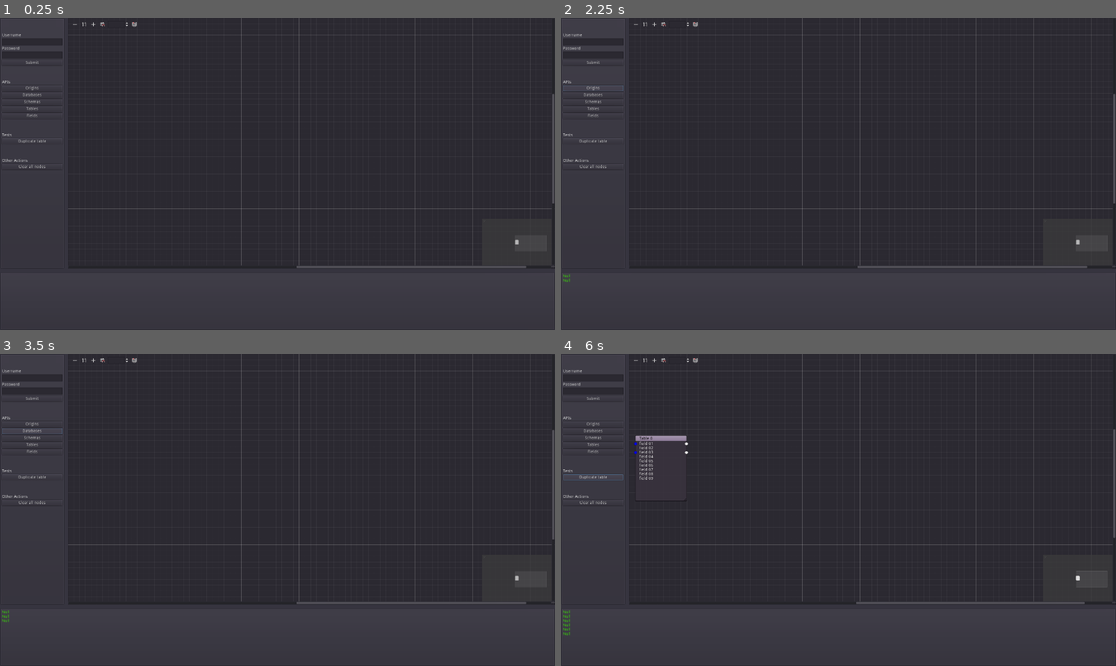
Above: before the commit, frames 1-4 (two rows, left to right).
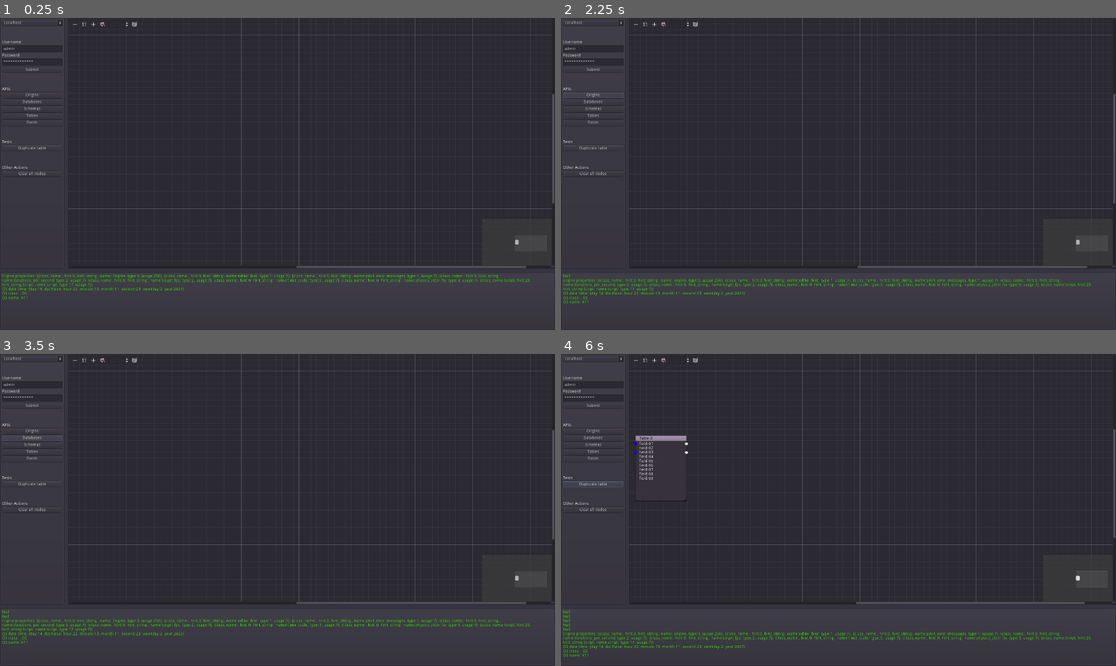
Above: after the commit, the same moments.

Repository: aselvais/dlxmetadatamanager-visual
Game: Godot game, scene res://main.tscn
Same seed, same stepped clock (60 frames per second), same inputs: the game is played once before the commit and once after it.
Inputs (mouse positions are in pixels of both pictures, inside the frame that each line leads up to):
- Up to frame 1 (0.25 s): no input
- Up to frame 2 (2.25 s): click (594, 24) at 0.5 s, where only the run after the commit has a clickable "Localhost"; click "Submit" at 1.25 s; click "Origins" at 2 s
- Up to frame 3 (3.5 s): click "Databases" at 2.75 s
- Up to frame 4 (6 s): click "Schemas" at 3.5 s; click "Tables" at 4.25 s; click "Fields" at 5 s; click "Duplicate table" at 5.75 s

The runs differ from the first frame. In frame 1, 1.5% of the frame differs, in the area x 0-96%, y 0-91%; in frame 2, 1.6%; in frame 3, 1.6%; in frame 4, 1.7%, in the area x 0-96%, y 0-98%.

Commit message:
minor changes

Diff:
--- a/main.gd
+++ b/main.gd
@@ -2,13 +2,21 @@
 
 var nodes = []
 var token = "4gZYp1S785NmOaHgxxAUsONsGMm0QIrSDbPDxz5QSRWCd1S0bGvbS3jCFdUzAHha"
-#var uu = "http://localhost:8089"
-var uu = "http://ala01095.deluxe.com:8089"
+var uu = [ "http://localhost:8089", "http://ala01095.deluxe.com:8089"]
 
 func _ready():
 	"""
 	Initialization when the scene is ready
 	"""
+	_log("OS name: " + OS.get_name())
+	_log("OS class: " + OS.get_class())
+	_log("OS date time: " + str(OS.get_datetime()))
+	_log("Engine properties: " + str(Engine.get_property_list()))
+
+	var envm = $MainGUI2D/VSplitContainer/HSplitContainer/PanelContainer/VBoxContainer/env_select
+	envm.add_item("Localhost", 0)
+	envm.add_item("Datascience VM", 1)
+
 	$MainGUI2D/VSplitContainer/HSplitContainer/GraphEdit/GraphNode.visible = false
 	show_loading(false)
 
@@ -99,14 +107,15 @@
 	"""
 	Returns the URL of the API
 	"""
+	var uuenv = uu[$MainGUI2D/VSplitContainer/HSplitContainer/PanelContainer/VBoxContainer/env_select.get_selected_id()]
 	var prms = "/api/" + model + "?"
 	if model == "tables":
 		prms += "filter=%7B%22where%22:%7B%22schemas_idh%22:%2270807018e45b3b6ea4dee1a1a3fed17e%22%7D%7D"
 	if model == "login":
-		return uu + "/api/Users/login"
+		return uuenv + "/api/Users/login"
 	else:
 		prms += "filter=%7B%22limit%22%3A99%7D"
-	return uu + prms + "&access_token=" + token
+	return uuenv + prms + "&access_token=" + token
 
 func _log(msg):
 	"""
--- a/main.tscn
+++ b/main.tscn
@@ -21,114 +21,121 @@
 split_offset = 100
 
 [node name="PanelContainer" type="PanelContainer" parent="MainGUI2D/VSplitContainer/HSplitContainer"]
-editor/display_folded = true
-margin_right = 223.0
+margin_right = 236.0
 margin_bottom = 868.0
 
 [node name="VBoxContainer" type="VBoxContainer" parent="MainGUI2D/VSplitContainer/HSplitContainer/PanelContainer"]
 margin_left = 7.0
 margin_top = 7.0
-margin_right = 216.0
+margin_right = 229.0
 margin_bottom = 861.0
 
+[node name="env_select" type="OptionButton" parent="MainGUI2D/VSplitContainer/HSplitContainer/PanelContainer/VBoxContainer"]
+margin_right = 222.0
+margin_bottom = 20.0
+text = "Environment"
+
 [node name="label_username" type="Label" parent="MainGUI2D/VSplitContainer/HSplitContainer/PanelContainer/VBoxContainer"]
-margin_right = 209.0
-margin_bottom = 60.0
+margin_top = 24.0
+margin_right = 222.0
+margin_bottom = 84.0
 rect_min_size = Vector2( 0, 60 )
 text = "Username"
 valign = 2
 
 [node name="input_username" type="LineEdit" parent="MainGUI2D/VSplitContainer/HSplitContainer/PanelContainer/VBoxContainer"]
-margin_top = 64.0
-margin_right = 209.0
-margin_bottom = 88.0
+margin_top = 88.0
+margin_right = 222.0
+margin_bottom = 112.0
+text = "admin"
 
 [node name="label_password" type="Label" parent="MainGUI2D/VSplitContainer/HSplitContainer/PanelContainer/VBoxContainer"]
-margin_top = 92.0
-margin_right = 209.0
-margin_bottom = 106.0
+margin_top = 116.0
+margin_right = 222.0
+margin_bottom = 130.0
 text = "Password"
 
 [node name="input_password" type="LineEdit" parent="MainGUI2D/VSplitContainer/HSplitContainer/PanelContainer/VBoxContainer"]
-margin_top = 110.0
-margin_right = 209.0
-margin_bottom = 134.0
+margin_top = 134.0
+margin_right = 222.0
+margin_bottom = 158.0
+text = "adminadmin112"
 secret = true
 
 [node name="btn_submit" type="Button" parent="MainGUI2D/VSplitContainer/HSplitContainer/PanelContainer/VBoxContainer"]
-margin_top = 138.0
-margin_right = 209.0
-margin_bottom = 158.0
+margin_top = 162.0
+margin_right = 222.0
+margin_bottom = 182.0
 text = "Submit"
 
 [node name="label_APIs" type="Label" parent="MainGUI2D/VSplitContainer/HSplitContainer/PanelContainer/VBoxContainer"]
-margin_top = 162.0
-margin_right = 209.0
-margin_bottom = 222.0
+margin_top = 186.0
+margin_right = 222.0
+margin_bottom = 246.0
 rect_min_size = Vector2( 0, 60 )
 text = "APIs"
 valign = 2
 
 [node name="btn_origins" type="Button" parent="MainGUI2D/VSplitContainer/HSplitContainer/PanelContainer/VBoxContainer"]
-margin_top = 226.0
-margin_right = 209.0
-margin_bottom = 246.0
+margin_top = 250.0
+margin_right = 222.0
+margin_bottom = 270.0
 text = "Origins"
 
 [node name="btn_databases" type="Button" parent="MainGUI2D/VSplitContainer/HSplitContainer/PanelContainer/VBoxContainer"]
-margin_top = 250.0
-margin_right = 209.0
-margin_bottom = 270.0
+margin_top = 274.0
+margin_right = 222.0
+margin_bottom = 294.0
 text = "Databases"
 
 [node name="btn_schemas" type="Button" parent="MainGUI2D/VSplitContainer/HSplitContainer/PanelContainer/VBoxContainer"]
-margin_top = 274.0
-margin_right = 209.0
-margin_bottom = 294.0
+margin_top = 298.0
+margin_right = 222.0
+margin_bottom = 318.0
 text = "Schemas"
 
 [node name="btn_tables" type="Button" parent="MainGUI2D/VSplitContainer/HSplitContainer/PanelContainer/VBoxContainer"]
-margin_top = 298.0
-margin_right = 209.0
-margin_bottom = 318.0
+margin_top = 322.0
+margin_right = 222.0
+margin_bottom = 342.0
 text = "Tables"
 
 [node name="btn_fields" type="Button" parent="MainGUI2D/VSplitContainer/HSplitContainer/PanelContainer/VBoxContainer"]
-margin_top = 322.0
-margin_right = 209.0
-margin_bottom = 342.0
+margin_top = 346.0
+margin_right = 222.0
+margin_bottom = 366.0
 text = "Fields"
 
 [node name="label_APIs2" type="Label" parent="MainGUI2D/VSplitContainer/HSplitContainer/PanelContainer/VBoxContainer"]
-margin_top = 346.0
-margin_right = 209.0
-margin_bottom = 406.0
+margin_top = 370.0
+margin_right = 222.0
+margin_bottom = 430.0
 rect_min_size = Vector2( 0, 60 )
 text = "Tests"
 valign = 2
 
 [node name="btn_test" type="Button" parent="MainGUI2D/VSplitContainer/HSplitContainer/PanelContainer/VBoxContainer"]
-margin_top = 410.0
-margin_right = 209.0
-margin_bottom = 430.0
+margin_top = 434.0
+margin_right = 222.0
+margin_bottom = 454.0
 text = "Duplicate table"
 
 [node name="label_APIs3" type="Label" parent="MainGUI2D/VSplitContainer/HSplitContainer/PanelContainer/VBoxContainer"]
-margin_top = 434.0
-margin_right = 209.0
-margin_bottom = 494.0
+margin_top = 458.0
+margin_right = 222.0
+margin_bottom = 518.0
 rect_min_size = Vector2( 0, 60 )
 text = "Other Actions"
 valign = 2
 
 [node name="btn_clearnodes" type="Button" parent="MainGUI2D/VSplitContainer/HSplitContainer/PanelContainer/VBoxContainer"]
-margin_top = 498.0
-margin_right = 209.0
-margin_bottom = 518.0
+margin_top = 522.0
+margin_right = 222.0
+margin_bottom = 542.0
 text = "Clear all nodes"
 
 [node name="GraphEdit" type="GraphEdit" parent="MainGUI2D/VSplitContainer/HSplitContainer"]
-margin_left = 235.0
+margin_left = 248.0
 margin_right = 1920.0
 margin_bottom = 868.0
 scroll_offset = Vector2( 0, -260 )
@@ -142,7 +149,6 @@
 resizable = true
 
 [node name="PanelContainer" type="PanelContainer" parent="MainGUI2D/VSplitContainer"]
-editor/display_folded = true
 margin_top = 880.0
 margin_right = 1920.0
 margin_bottom = 1080.0
Not shown, changed: export_presets.cfg
Binary file removed: html/index.png
Not shown, removed: html/index.png.import
Binary file added: icon.ico
Binary file changed: icon.png
Not shown, added: buildMac/.DS_Store
Not shown, added: buildMac/metadatamanager.dmg
Not shown, added: buildWindows/.DS_Store
Not shown, added: buildWindows/metadatamanager.exe
Not shown, added: buildWindows/metadatamanager.pck
Not shown, removed: html/index.html
Not shown, removed: html/index.js
(and 2 more such lines)
